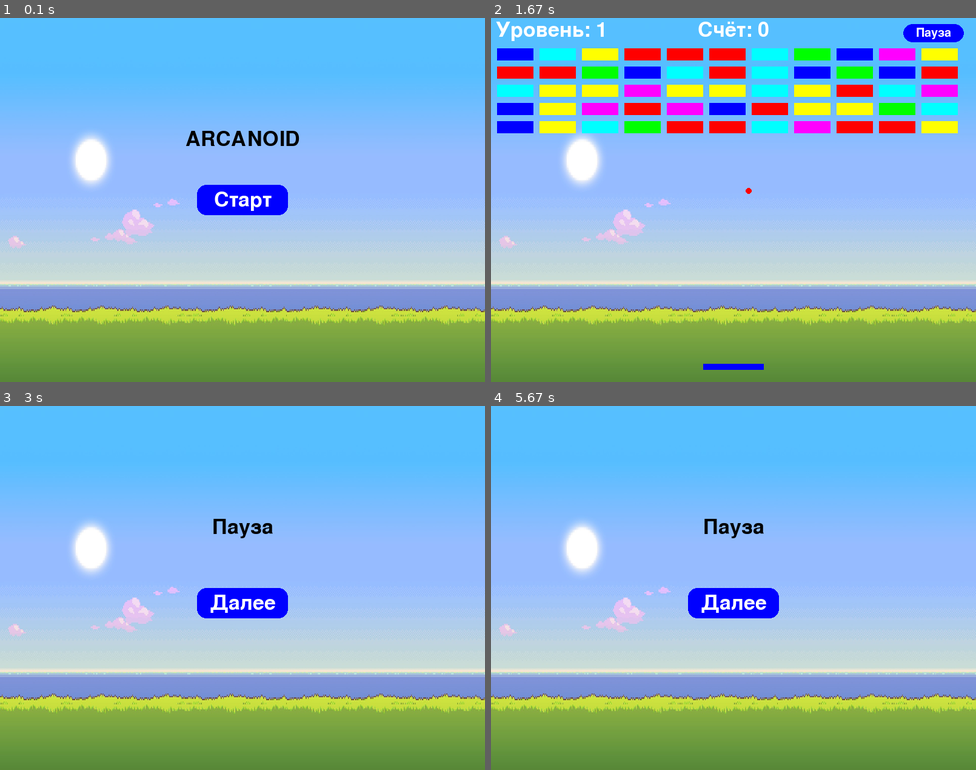
Above: before the commit, frames 1-4 (two rows, left to right).
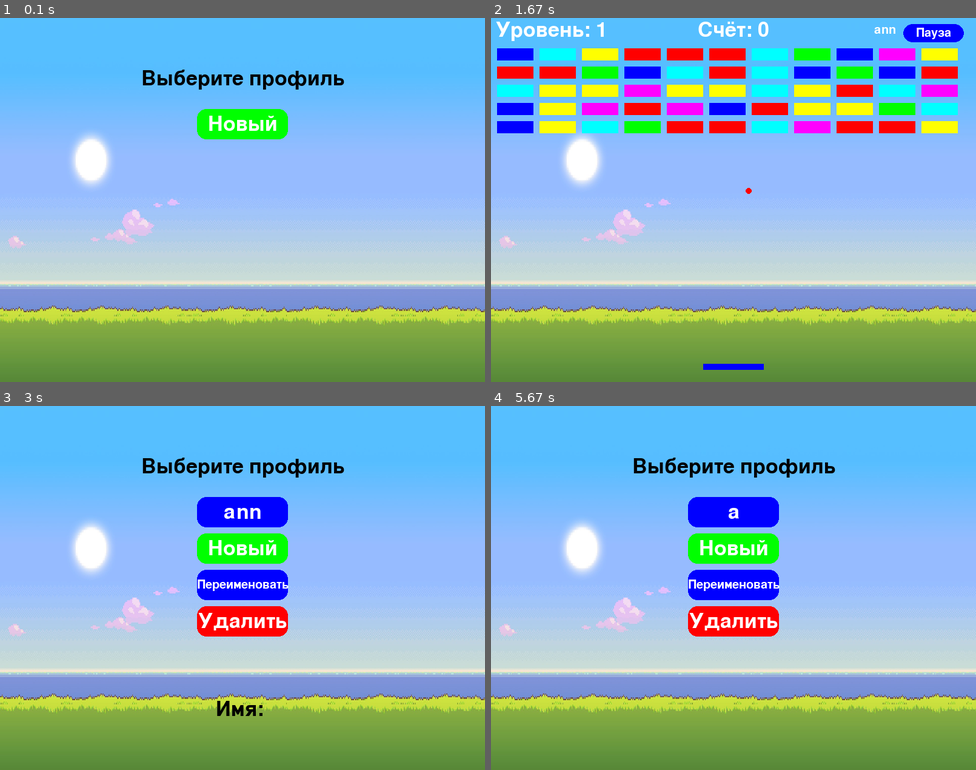
Above: after the commit, the same moments.

Repository: LatyshevaSV/PyGameYndexLMS
Game: pygame game, started from Arcanoid.py
Same seed, same stepped clock (60 frames per second), same inputs: the game is played once before the commit and once after it.
Inputs (mouse positions are in pixels of both pictures, inside the frame that each line leads up to):
- Up to frame 1 (0.1 s): no input
- Up to frame 2 (1.67 s): click (733, 123) at 0.38 s, where only the run after the commit has a clickable "Новый"; type "ann" at 0.67 s; tap Enter at 1 s; click (733, 123) at 1.27 s, where only the run after the commit has a clickable "ann"; click "Старт" at 1.6 s
- Up to frame 3 (3 s): click (252, 464) at 1.93 s; click "Пауза" at 2.27 s; click (242, 631) at 2.6 s, where only the run after the commit has a clickable "В меню"; click (242, 547) at 2.93 s, where only the run after the commit has a clickable "Новый"
- Up to frame 4 (5.67 s): click (733, 620) at 3.27 s, where only the run after the commit has a clickable "Удалить"; hold Backspace 3.55-4.02 s; type "a" at 5.2 s; tap Enter at 5.33 s

The runs differ from the first frame. In frame 1, 4.2% of the frame differs, in the area x 29-71%, y 14-55%; in frame 2, less than 0.1%; in frame 3, 7.1%, in the area x 29-71%, y 14-86%; in frame 4, 6.9%.

Commit message:
Шестой коммит, добавлены профили

Diff:
--- a/Arcanoid.py
+++ b/Arcanoid.py
@@ -1,6 +1,7 @@
 import pygame
 import random
 import os
+import json
 
 # Инициализация Pygame
 pygame.init()
@@ -38,8 +39,13 @@
 # Кнопки
 start_button = pygame.Rect(WIDTH // 2 - 75, HEIGHT // 2 - 25, 150, 50)
 back_button = pygame.Rect(WIDTH // 2 - 75, HEIGHT // 2 + 50, 150, 50)
-pause_button = pygame.Rect(WIDTH - 120, 10, 100, 30)
+pause_button = pygame.Rect(WIDTH - 120, 10, 100, 30)  # Перемещена вверх
 resume_button = pygame.Rect(WIDTH // 2 - 75, HEIGHT // 2, 150, 50)
+restart_button = pygame.Rect(WIDTH // 2 - 75, HEIGHT // 2 + 100, 150, 50)
+exit_button = pygame.Rect(WIDTH // 2 - 75, HEIGHT // 2 + 150, 150, 50)
+rename_button = pygame.Rect(WIDTH // 2 - 75, HEIGHT // 2 + 200, 150, 50)  # Стандартный размер
+delete_button = pygame.Rect(WIDTH // 2 - 75, HEIGHT // 2 + 250, 150, 50)
+exit_to_menu_button = pygame.Rect(WIDTH // 2 - 75, HEIGHT // 2 + 50, 150, 50)
 
 # Параметры платформы
 PADDLE_WIDTH, PADDLE_HEIGHT = 100, 10
@@ -58,13 +64,71 @@
 paused = False
 level_complete = False
 
+# Функции для работы с профилями
+PROFILES_DIR = "profiles"
+
+
+def ensure_profiles_dir():
+    if not os.path.exists(PROFILES_DIR):
+        os.makedirs(PROFILES_DIR)
+
+
+def save_profile(profile_name, score):
+    ensure_profiles_dir()
+    profile_path = os.path.join(PROFILES_DIR, f"{profile_name}.json")
+    if os.path.exists(profile_path):
+        with open(profile_path, 'r') as file:
+            data = json.load(file)
+        if score > data.get("max_score", 0):
+            data["max_score"] = score
+    else:
+        data = {"max_score": score}
+    with open(profile_path, 'w') as file:
+        json.dump(data, file)
+
+
+def load_profile(profile_name):
+    profile_path = os.path.join(PROFILES_DIR, f"{profile_name}.json")
+    if os.path.exists(profile_path):
+        with open(profile_path, 'r') as file:
+            data = json.load(file)
+        return data.get("max_score", 0)
+    return 0
+
+
+def list_profiles():
+    ensure_profiles_dir()
+    return [f.replace(".json", "") for f in os.listdir(PROFILES_DIR) if f.endswith(".json")]
+
+
+def rename_profile(old_name, new_name):
+    ensure_profiles_dir()
+    old_path = os.path.join(PROFILES_DIR, f"{old_name}.json")
+    new_path = os.path.join(PROFILES_DIR, f"{new_name}.json")
+    if os.path.exists(old_path):
+        os.rename(old_path, new_path)
+
+
+def delete_profile(profile_name):
+    ensure_profiles_dir()
+    profile_path = os.path.join(PROFILES_DIR, f"{profile_name}.json")
+    if os.path.exists(profile_path):
+        os.remove(profile_path)
+
+
+# Инициализация профилей
+current_profile = None
+profiles = list_profiles()
+profile_selection = True
+renaming = False
+new_profile_name = ""
+
 
 def reset_game():
     global paddle, ball, ball_speed, blocks, playing, game_over, score
     paddle = pygame.Rect(WIDTH // 2 - PADDLE_WIDTH // 2, HEIGHT - 30, PADDLE_WIDTH, PADDLE_HEIGHT)
     ball = pygame.Rect(WIDTH // 2, HEIGHT // 2, BALL_SIZE, BALL_SIZE)
     ball_speed = [4, -4]
-    # Создаём блоки с фиксированными цветами
     blocks = []
     for x in range(10, WIDTH - 10, BLOCK_WIDTH + 10):
         for y in range(50, 200, BLOCK_HEIGHT + 10):
@@ -73,14 +137,10 @@
             blocks.append((block, color))
     playing = False
     game_over = False
-    score = 0  # Сбрасываем счёт при перезапуске игры
+    score = 0
 
 
 reset_game()
-
-# Флаги состояний
-running = True
-paused = False
 
 
 # Функция отображения текста
@@ -90,8 +150,8 @@
     screen.blit(img, text_rect)
 
 
+# Создание блоков
 def create_blocks():
-    # Создаём блоки для уровня
     blocks = []
     for x in range(10, WIDTH - BLOCK_WIDTH - 10, BLOCK_WIDTH + 10):
         for y in range(50, 200, BLOCK_HEIGHT + 10):
@@ -101,8 +161,8 @@
     return blocks
 
 
+# Создание стенок
 def create_walls(level):
-    # Создаём дополнительные препятствия на уровнях
     walls = []
     if level > 1:
         for _ in range(level - 1):
@@ -122,6 +182,7 @@
     level_complete = False
 
 
+# Работа с уровнями
 def reset_game():
     global level, score, game_over, playing
     level = 1
@@ -136,14 +197,33 @@
 # Главный игровой цикл
 running = True
 while running:
-    screen.blit(background, (0, 0))  # По умолчанию используем основной фон
+    screen.blit(background, (0, 0))
     mouse_x, _ = pygame.mouse.get_pos()
 
     for event in pygame.event.get():
         if event.type == pygame.QUIT:
             running = False
         if event.type == pygame.MOUSEBUTTONDOWN:
-            if not playing and not game_over and start_button.collidepoint(event.pos):
+            if profile_selection:
+                for i, profile in enumerate(profiles):
+                    profile_rect = pygame.Rect(WIDTH // 2 - 75, 150 + i * 60, 150, 50)
+                    if profile_rect.collidepoint(event.pos):
+                        current_profile = profile
+                        profile_selection = False
+                new_profile_rect = pygame.Rect(WIDTH // 2 - 75, 150 + len(profiles) * 60, 150, 50)
+                if new_profile_rect.collidepoint(event.pos):
+                    renaming = True
+                    new_profile_name = ""
+                rename_rect = pygame.Rect(WIDTH // 2 - 75, 150 + (len(profiles) + 1) * 60, 150, 50)
+                if rename_rect.collidepoint(event.pos) and current_profile:
+                    renaming = True
+                    new_profile_name = current_profile
+                delete_rect = pygame.Rect(WIDTH // 2 - 75, 150 + (len(profiles) + 2) * 60, 150, 50)
+                if delete_rect.collidepoint(event.pos) and current_profile:
+                    delete_profile(current_profile)
+                    profiles = list_profiles()
+                    current_profile = None
+            elif not playing and not game_over and start_button.collidepoint(event.pos):
                 playing = True
             elif game_over and back_button.collidepoint(event.pos):
                 reset_game()
@@ -153,26 +233,70 @@
                 playing = True
             elif paused and resume_button.collidepoint(event.pos):
                 paused = False
+            elif paused and exit_to_menu_button.collidepoint(event.pos):
+                profile_selection = True
+                paused = False
+                playing = False
+                game_over = False
+                level_complete = False
+                reset_game()
             elif playing and pause_button.collidepoint(event.pos):
                 paused = True
-
-    # Основное окно
-    if not playing and not game_over:
+            elif game_over and restart_button.collidepoint(event.pos):
+                reset_game()
+                playing = True
+            elif game_over and exit_button.collidepoint(event.pos):
+                running = False
+        if event.type == pygame.KEYDOWN:
+            if renaming:
+                if event.key == pygame.K_RETURN:
+                    if new_profile_name:
+                        if current_profile:
+                            rename_profile(current_profile, new_profile_name)
+                            current_profile = new_profile_name
+                        else:
+                            save_profile(new_profile_name, 0)
+                            current_profile = new_profile_name
+                        profiles = list_profiles()
+                        renaming = False
+                elif event.key == pygame.K_BACKSPACE:
+                    new_profile_name = new_profile_name[:-1]
+                else:
+                    new_profile_name += event.unicode
+
+    if profile_selection:
+        draw_text("Выберите профиль", WIDTH // 2, 100)
+        for i, profile in enumerate(profiles):
+            profile_rect = pygame.Rect(WIDTH // 2 - 75, 150 + i * 60, 150, 50)
+            pygame.draw.rect(screen, BLUE, profile_rect, border_radius=15)
+            draw_text(profile, profile_rect.centerx, profile_rect.centery, WHITE)
+        new_profile_rect = pygame.Rect(WIDTH // 2 - 75, 150 + len(profiles) * 60, 150, 50)
+        pygame.draw.rect(screen, GREEN, new_profile_rect, border_radius=15)
+        draw_text("Новый", new_profile_rect.centerx, new_profile_rect.centery, WHITE)
+        if current_profile:
+            rename_rect = pygame.Rect(WIDTH // 2 - 75, 150 + (len(profiles) + 1) * 60, 150, 50)
+            pygame.draw.rect(screen, BLUE, rename_rect, border_radius=15)
+            draw_text("Переименовать", rename_rect.centerx, rename_rect.centery, WHITE, small_font)
+            delete_rect = pygame.Rect(WIDTH // 2 - 75, 150 + (len(profiles) + 2) * 60, 150, 50)
+            pygame.draw.rect(screen, RED, delete_rect, border_radius=15)
+            draw_text("Удалить", delete_rect.centerx, delete_rect.centery, WHITE)
+        if renaming:
+            draw_text(f"Имя: {new_profile_name}", WIDTH // 2, HEIGHT - 100, BLACK)
+    elif not playing and not game_over:
         draw_text("ARCANOID", WIDTH // 2, HEIGHT // 3)
         pygame.draw.rect(screen, BLUE, start_button, border_radius=15)
         draw_text("Старт", start_button.centerx, start_button.centery, WHITE)
-    # Пауза
     elif paused:
         draw_text("Пауза", WIDTH // 2, HEIGHT // 3)
         pygame.draw.rect(screen, BLUE, resume_button, border_radius=15)
         draw_text("Далее", resume_button.centerx, resume_button.centery, WHITE)
-    # Уровень пройден
+        pygame.draw.rect(screen, BLUE, exit_to_menu_button, border_radius=15)
+        draw_text("В меню", exit_to_menu_button.centerx, exit_to_menu_button.centery, WHITE)
     elif level_complete:
-        screen.blit(level_complete_background, (0, 0))  # Используем фон для завершения уровня (отличный от основного)
+        screen.blit(level_complete_background, (0, 0))
         draw_text(f"Уровень {level} пройден!", WIDTH // 2, HEIGHT // 3, WHITE)
         pygame.draw.rect(screen, BLUE, resume_button, border_radius=15)
         draw_text("Далее", resume_button.centerx, resume_button.centery, WHITE)
-    # Конец игры
     elif game_over:
         try:
             game_over_background = pygame.image.load(os.path.join("finish.jpg"))
@@ -185,7 +309,11 @@
         draw_text(f"Счёт: {score}", WIDTH // 2, HEIGHT // 2, BLACK)
         pygame.draw.rect(screen, BLUE, back_button, border_radius=15)
         draw_text("Назад", back_button.centerx, back_button.centery, WHITE)
-    # Игра
+        pygame.draw.rect(screen, BLUE, restart_button, border_radius=15)
+        draw_text("Рестарт", restart_button.centerx, restart_button.centery, WHITE)
+        pygame.draw.rect(screen, BLUE, exit_button, border_radius=15)
+        draw_text("Выход", exit_button.centerx, exit_button.centery, WHITE)
+        save_profile(current_profile, score)
     elif playing:
         paddle.x = max(0, min(WIDTH - PADDLE_WIDTH, mouse_x - PADDLE_WIDTH // 2))
         ball.move_ip(*ball_speed)
@@ -197,7 +325,6 @@
         if ball.colliderect(paddle) and ball_speed[1] > 0:
             ball_speed[1] = -ball_speed[1]
 
-        # Блоки и их удаление
         for block, color in blocks[:]:
             if ball.colliderect(block):
                 blocks.remove((block, color))
@@ -205,7 +332,6 @@
                 score += 10
                 break
 
-        # Работа стенок
         for wall in walls:
             if ball.colliderect(wall):
                 ball_speed[1] = -ball_speed[1]
@@ -225,9 +351,9 @@
         for wall in walls:
             pygame.draw.rect(screen, BLACK, wall)
 
-        # Отображение паузы, счёта и уровня на игровом экране
         draw_text(f"Счёт: {score}", WIDTH // 2, 20, WHITE)
         draw_text(f"Уровень: {level}", 100, 20, WHITE)
+        draw_text(f"{current_profile}", WIDTH - 150, 20, WHITE, small_font)
 
         pygame.draw.rect(screen, BLUE, pause_button, border_radius=15)
         draw_text("Пауза", pause_button.centerx, pause_button.centery, WHITE, small_font)
@@ -235,5 +361,4 @@
     pygame.display.flip()
     pygame.time.delay(16)
 
-# Выход из игры
 pygame.quit()
Not shown, added: Презентация PyGame.pptx
